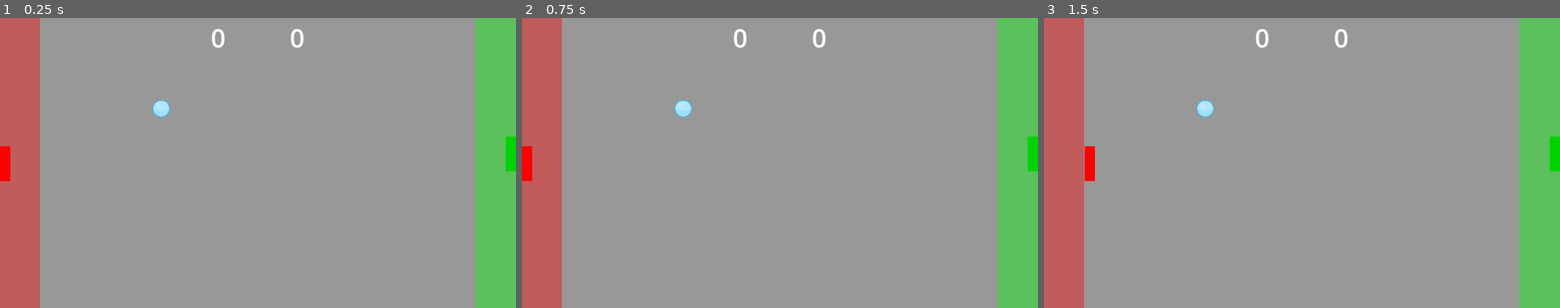
Above: before the commit, frames 1-3 (left to right).
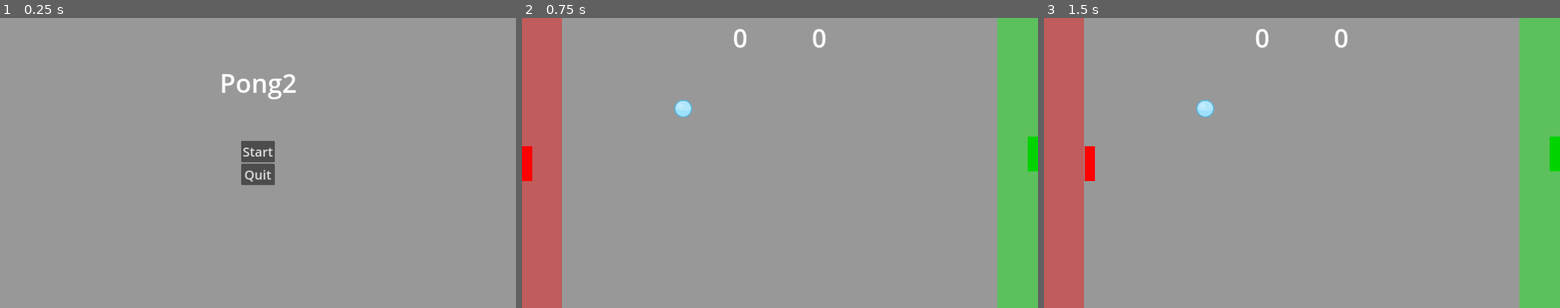
Above: after the commit, the same moments.

Repository: vidarasberg/pong2
Game: Godot game, scene res://ui.tscn
The game is run twice, just before and just after one commit, with the same random seed, the same clock (stepped at 60 frames per second) and the same inputs. Before the commit the project starts from res://main.tscn.
Inputs (mouse positions are in pixels of both pictures, inside the frame that each line leads up to):
- Up to frame 1 (0.25 s): no input
- Up to frame 2 (0.75 s): click (780, 151) at 0.5 s, where only the run after the commit has a clickable "Start"
- Up to frame 3 (1.5 s): tap Enter at 1.25 s; hold D (right) from 1.28 s (still down)

The runs differ from the first frame. In frame 1, 17% of the frame differs, in the area x 0-100%, y 0-100%; in frame 2, nothing differs; in frame 3, nothing differs.

Commit message:
adds start menu

Diff:
--- /dev/null
+++ b/game.tscn
@@ -0,0 +1,53 @@
+[gd_scene load_steps=7 format=3 uid="uid://dr341xinqcdqp"]
+
+[ext_resource type="Script" path="res://game.gd" id="1_mmtao"]
+[ext_resource type="PackedScene" uid="uid://c7omekepehvpa" path="res://ball.tscn" id="2_70wcf"]
+[ext_resource type="PackedScene" uid="uid://3hqmbirqnd2q" path="res://goal.tscn" id="3_mx2ki"]
+[ext_resource type="PackedScene" uid="uid://ddocxqkoemge6" path="res://player.tscn" id="4_f0dm5"]
+[ext_resource type="PackedScene" uid="uid://ccej43t5ofe7y" path="res://wall.tscn" id="5_otyad"]
+[ext_resource type="PackedScene" uid="uid://cjwfunwew1r4q" path="res://hud.tscn" id="6_g4e1x"]
+
+[node name="Game" type="Node"]
+script = ExtResource("1_mmtao")
+ball_scene = ExtResource("2_70wcf")
+
+[node name="Goal" parent="." instance=ExtResource("3_mx2ki")]
+position = Vector2(0, 362)
+color = Color(1, 0, 0, 0.392157)
+
+[node name="Goal2" parent="." instance=ExtResource("3_mx2ki")]
+position = Vector2(1280, 338)
+color = Color(0, 1, 0, 0.392157)
+
+[node name="Player" parent="." instance=ExtResource("4_f0dm5")]
+position = Vector2(13, 362)
+color = Color(1, 0, 0, 1)
+
+[node name="Player2" parent="." instance=ExtResource("4_f0dm5")]
+position = Vector2(1267, 338)
+move_right = "right2"
+move_left = "left2"
+move_down = "down2"
+move_up = "up2"
+rotate_right = "rotate_right2"
+rotate_left = "rotate_left2"
+color = Color(0, 0.827451, 0, 1)
+
+[node name="Wall" parent="." instance=ExtResource("5_otyad")]
+position = Vector2(640, -50)
+
+[node name="Wall2" parent="." instance=ExtResource("5_otyad")]
+position = Vector2(640, 770)
+
+[node name="Wall3" parent="." instance=ExtResource("5_otyad")]
+position = Vector2(1330, 300)
+rotation = 1.5708
+
+[node name="Wall4" parent="." instance=ExtResource("5_otyad")]
+position = Vector2(-50, 323)
+rotation = 1.5708
+
+[node name="HUD" parent="." instance=ExtResource("6_g4e1x")]
+
+[connection signal="goal" from="Goal" to="." method="_on_goal_goal"]
+[connection signal="goal" from="Goal2" to="." method="_on_goal_2_goal"]
--- a/main.tscn
+++ /dev/null
@@ -1,53 +0,0 @@
-[gd_scene load_steps=7 format=3 uid="uid://dr341xinqcdqp"]
-
-[ext_resource type="PackedScene" uid="uid://ddocxqkoemge6" path="res://player.tscn" id="1_d3s58"]
-[ext_resource type="Script" path="res://main.gd" id="1_xhyps"]
-[ext_resource type="PackedScene" uid="uid://cjwfunwew1r4q" path="res://hud.tscn" id="2_2v1mv"]
-[ext_resource type="PackedScene" uid="uid://ccej43t5ofe7y" path="res://wall.tscn" id="3_8xcll"]
-[ext_resource type="PackedScene" uid="uid://c7omekepehvpa" path="res://ball.tscn" id="3_b1f13"]
-[ext_resource type="PackedScene" uid="uid://3hqmbirqnd2q" path="res://goal.tscn" id="6_fj1va"]
-
-[node name="Main" type="Node"]
-script = ExtResource("1_xhyps")
-ball_scene = ExtResource("3_b1f13")
-
-[node name="Goal" parent="." instance=ExtResource("6_fj1va")]
-position = Vector2(0, 362)
-color = Color(1, 0, 0, 0.392157)
-
-[node name="Goal2" parent="." instance=ExtResource("6_fj1va")]
-position = Vector2(1280, 338)
-color = Color(0, 1, 0, 0.392157)
-
-[node name="Player" parent="." instance=ExtResource("1_d3s58")]
-position = Vector2(13, 362)
-color = Color(1, 0, 0, 1)
-
-[node name="Player2" parent="." instance=ExtResource("1_d3s58")]
-position = Vector2(1267, 338)
-move_right = "right2"
-move_left = "left2"
-move_down = "down2"
-move_up = "up2"
-rotate_right = "rotate_right2"
-rotate_left = "rotate_left2"
-color = Color(0, 0.827451, 0, 1)
-
-[node name="Wall" parent="." instance=ExtResource("3_8xcll")]
-position = Vector2(640, -50)
-
-[node name="Wall2" parent="." instance=ExtResource("3_8xcll")]
-position = Vector2(640, 770)
-
-[node name="Wall3" parent="." instance=ExtResource("3_8xcll")]
-position = Vector2(1330, 300)
-rotation = 1.5708
-
-[node name="Wall4" parent="." instance=ExtResource("3_8xcll")]
-position = Vector2(-50, 323)
-rotation = 1.5708
-
-[node name="HUD" parent="." instance=ExtResource("2_2v1mv")]
-
-[connection signal="goal" from="Goal" to="." method="_on_goal_goal"]
-[connection signal="goal" from="Goal2" to="." method="_on_goal_2_goal"]
--- a/project.godot
+++ b/project.godot
@@ -11,7 +11,7 @@
 [application]
 
 config/name="Pong"
-run/main_scene="res://main.tscn"
+run/main_scene="res://ui.tscn"
 config/features=PackedStringArray("4.2", "GL Compatibility")
 config/icon="res://icon.svg"
 
--- /dev/null
+++ b/ui.gd
@@ -0,0 +1,7 @@
+extends Control
+
+func _on_button_pressed():
+	get_tree().change_scene_to_file("res://game.tscn")
+
+func _on_quit_button_pressed():
+	get_tree().quit()
--- /dev/null
+++ b/ui.tscn
@@ -0,0 +1,56 @@
+[gd_scene load_steps=3 format=3 uid="uid://c0jucnc2lmbsn"]
+
+[ext_resource type="Script" path="res://ui.gd" id="1_ld3ow"]
+
+[sub_resource type="Theme" id="Theme_aqhqb"]
+default_font_size = 32
+
+[node name="UI" type="Control"]
+layout_mode = 3
+anchors_preset = 15
+anchor_right = 1.0
+anchor_bottom = 1.0
+grow_horizontal = 2
+grow_vertical = 2
+theme = SubResource("Theme_aqhqb")
+script = ExtResource("1_ld3ow")
+
+[node name="Label" type="Label" parent="."]
+layout_mode = 1
+anchors_preset = 5
+anchor_left = 0.5
+anchor_right = 0.5
+offset_left = -95.0
+offset_top = 117.0
+offset_right = 97.0
+offset_bottom = 205.0
+grow_horizontal = 2
+size_flags_vertical = 0
+theme_override_font_sizes/font_size = 64
+text = "Pong2"
+
+[node name="VBoxContainer" type="VBoxContainer" parent="."]
+layout_mode = 1
+anchors_preset = 8
+anchor_left = 0.5
+anchor_top = 0.5
+anchor_right = 0.5
+anchor_bottom = 0.5
+offset_left = -23.0
+offset_top = -33.0
+offset_right = 23.0
+offset_bottom = 33.0
+grow_horizontal = 2
+grow_vertical = 2
+
+[node name="StartButton" type="Button" parent="VBoxContainer"]
+layout_mode = 2
+text = "Start
+"
+
+[node name="QuitButton" type="Button" parent="VBoxContainer"]
+layout_mode = 2
+text = "Quit"
+
+[connection signal="pressed" from="VBoxContainer/StartButton" to="." method="_on_button_pressed"]
+[connection signal="pressed" from="VBoxContainer/QuitButton" to="." method="_on_quit_button_pressed"]
Renamed: main.gd -> game.gd
